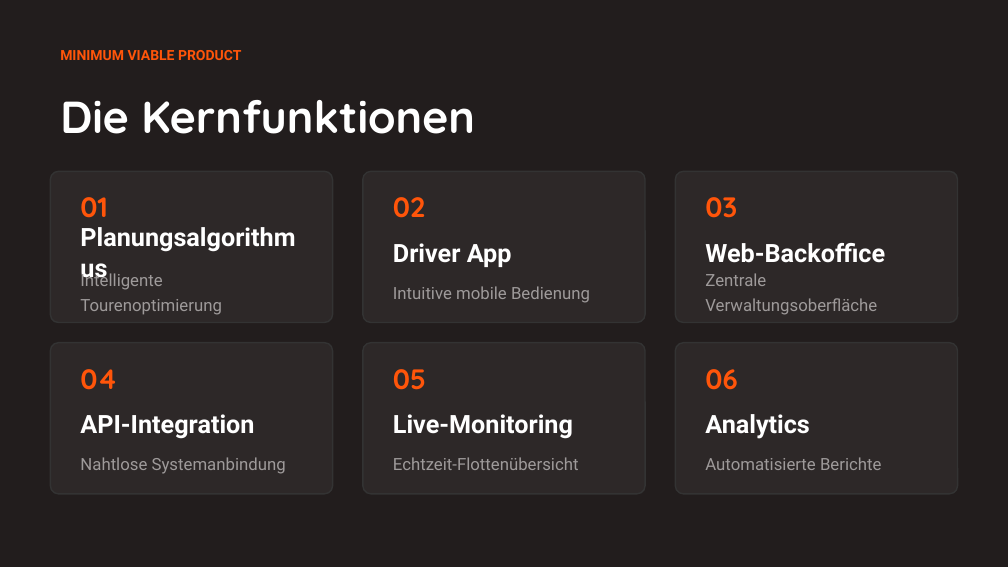
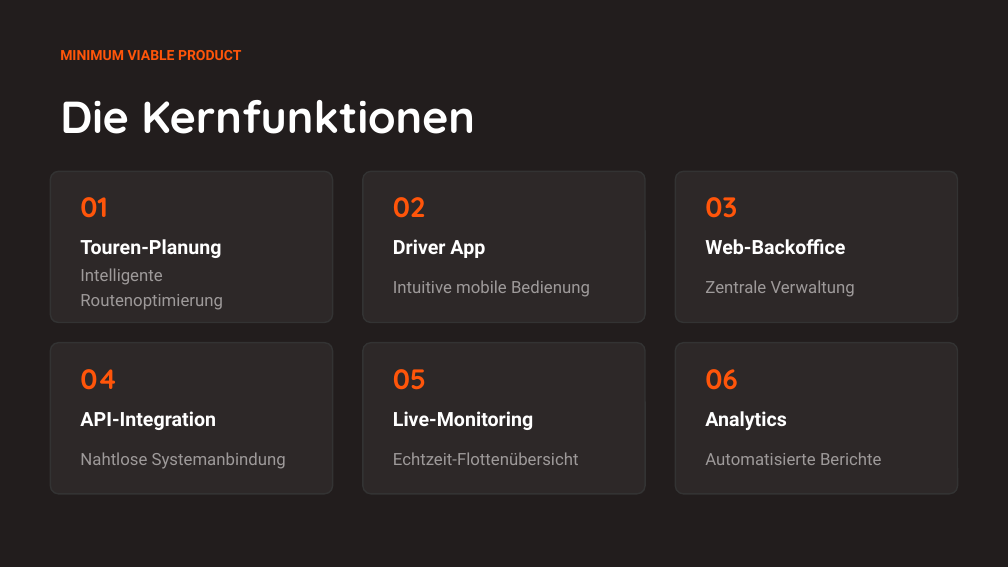
Before and after one commit to 0verhead/fahrerplanung-presentation, a slide deck: slide 5 of output/01-executive-black.pptx. Drawn at 1008x567 pixels with LibreOffice and Linux fonts; fonts in the diff are those of the drawing. Boxes give left, top, right and bottom in pixels: in the first picture for what was removed or moved away, otherwise in the second. Text is boxed around its words. In the diff, an @@ line names an element or a change of style, - is before the commit and + after.

```diff
--- a/output/01-executive-black.pptx
+++ b/output/01-executive-black.pptx
@@ text at <box>80,239,221,258</box>: text changed; size 18 to 14 pt @@
-Planungsalgorithmus
+Touren-Planung
@@ size 18 to 14 pt in 5 elements at <box>393,239,485,258</box>, <box>80,411,216,430</box>, <box>393,411,533,430</box>, <box>705,411,786,430</box>, <box>705,239,845,254</box> @@
@@ text at <box>80,268,223,310</box>: text changed @@
-Intelligente Tourenoptimierung
+Intelligente Routenoptimierung
@@ text at <box>705,280,855,297</box>: text changed @@
-Zentrale Verwaltungsoberfläche
+Zentrale Verwaltung
@@ 4 texts: place and size @@
-4 texts at <box>80,286,882,474</box>
+4 texts at <box>80,280,882,469</box>
```
Also in this commit, not shown: 5 other files.
